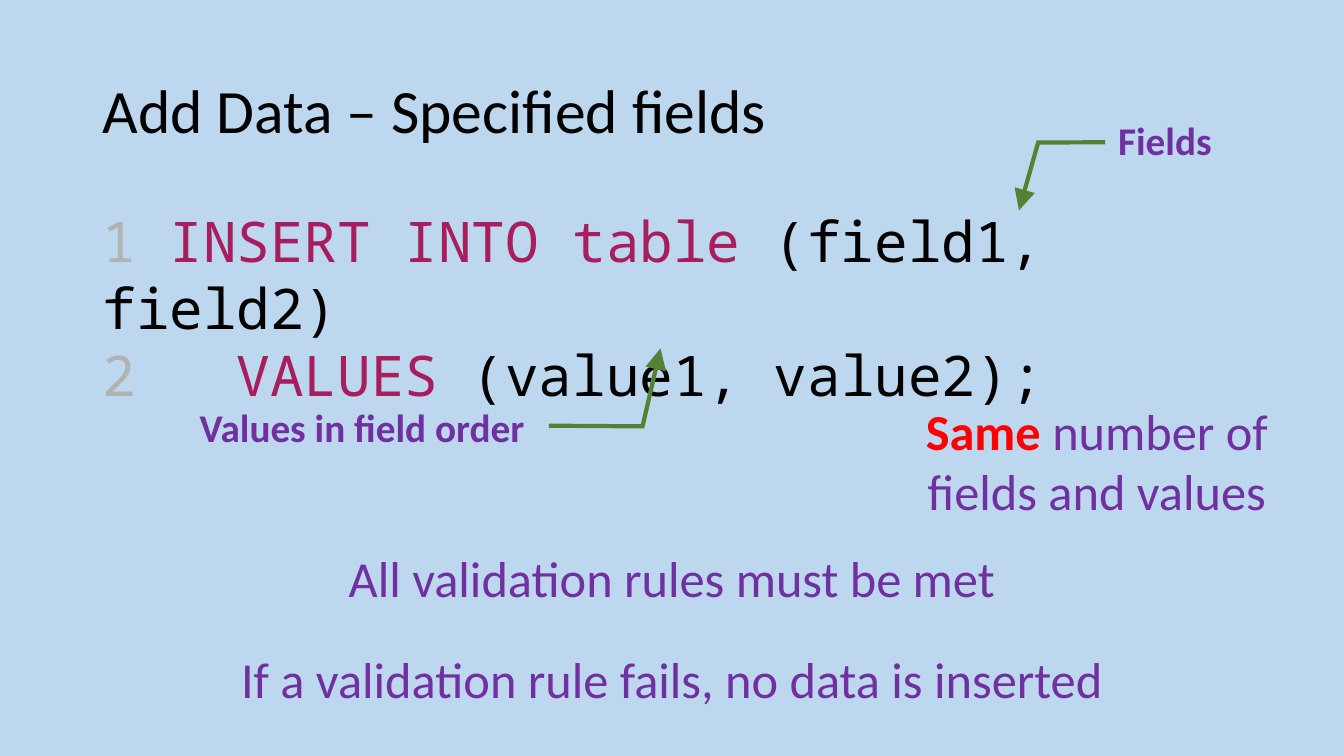
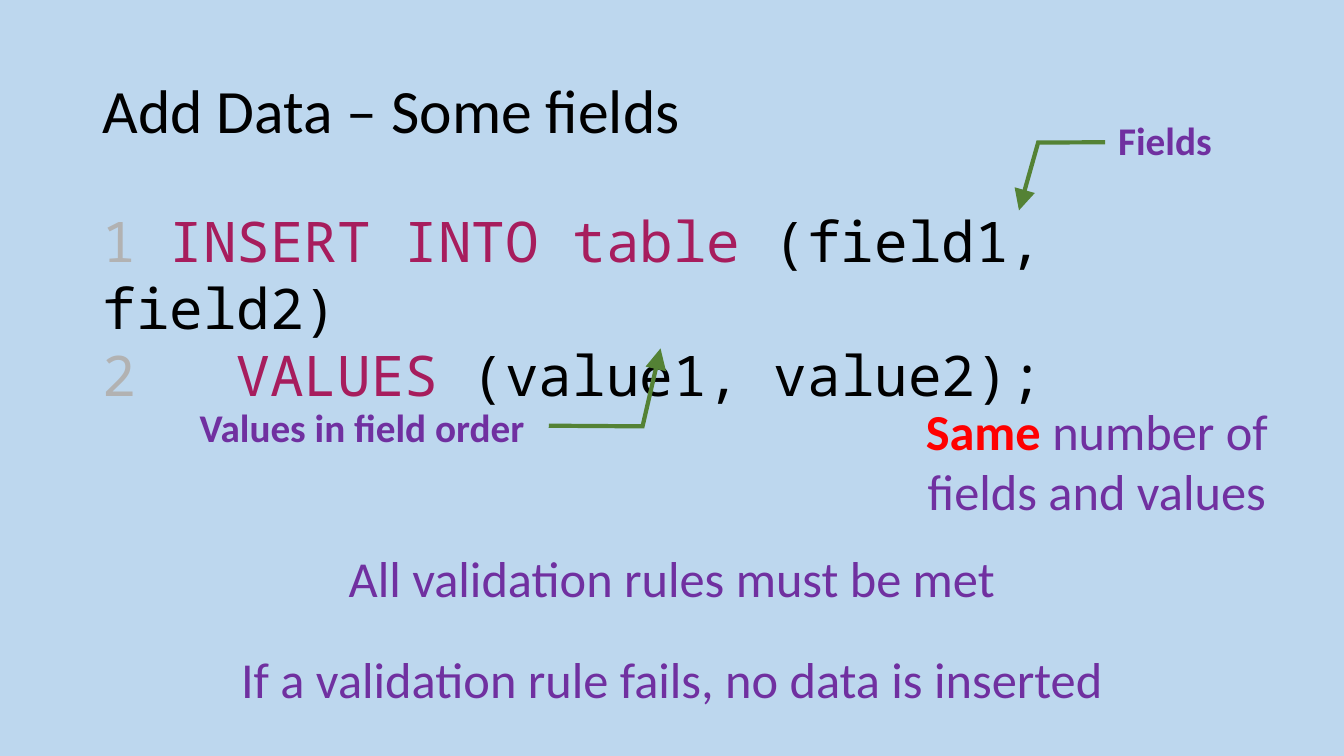
Before and after one commit to MrFriendCS/MrFriendCS.github.io, a slide deck: slide 88 of n5/ddd/N5 CS DDD Slides.pptx. Drawn at 1344x756 pixels with LibreOffice and Linux fonts; fonts in the diff are those of the drawing. Boxes give left, top, right and bottom in pixels: in the first picture for what was removed or moved away, otherwise in the second. Text is boxed around its words. In the diff, an @@ line names an element or a change of style, - is before the commit and + after.

```diff
--- a/n5/ddd/N5 CS DDD Slides.pptx
+++ b/n5/ddd/N5 CS DDD Slides.pptx
@@ title at (102, 90, 680, 134): text changed @@
-Add Data – Specified fields
+Add Data – Some fields
```
Also in this commit, not shown: 14 other slides changed, 8 slides added, 4 other files.
